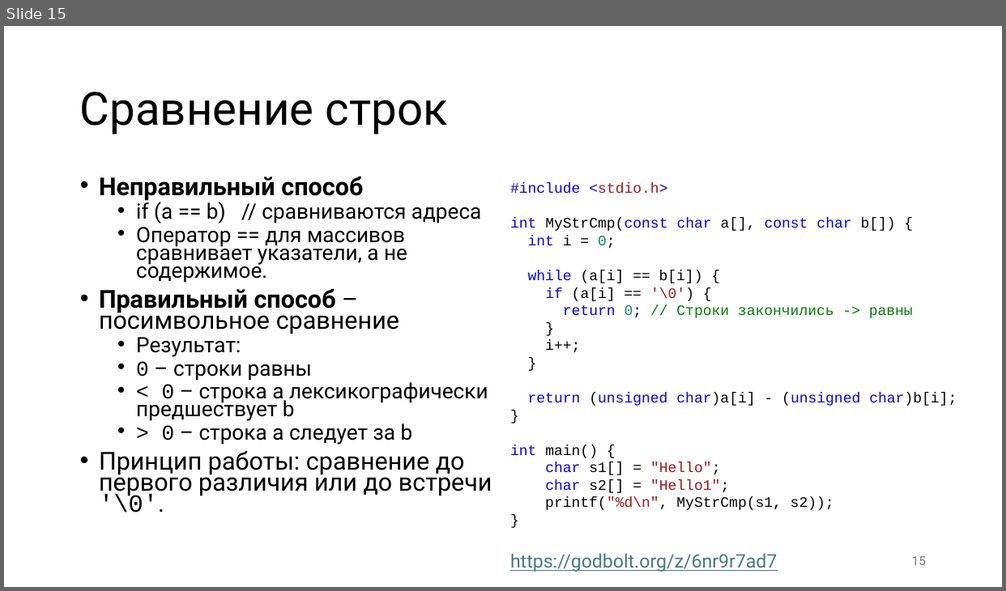
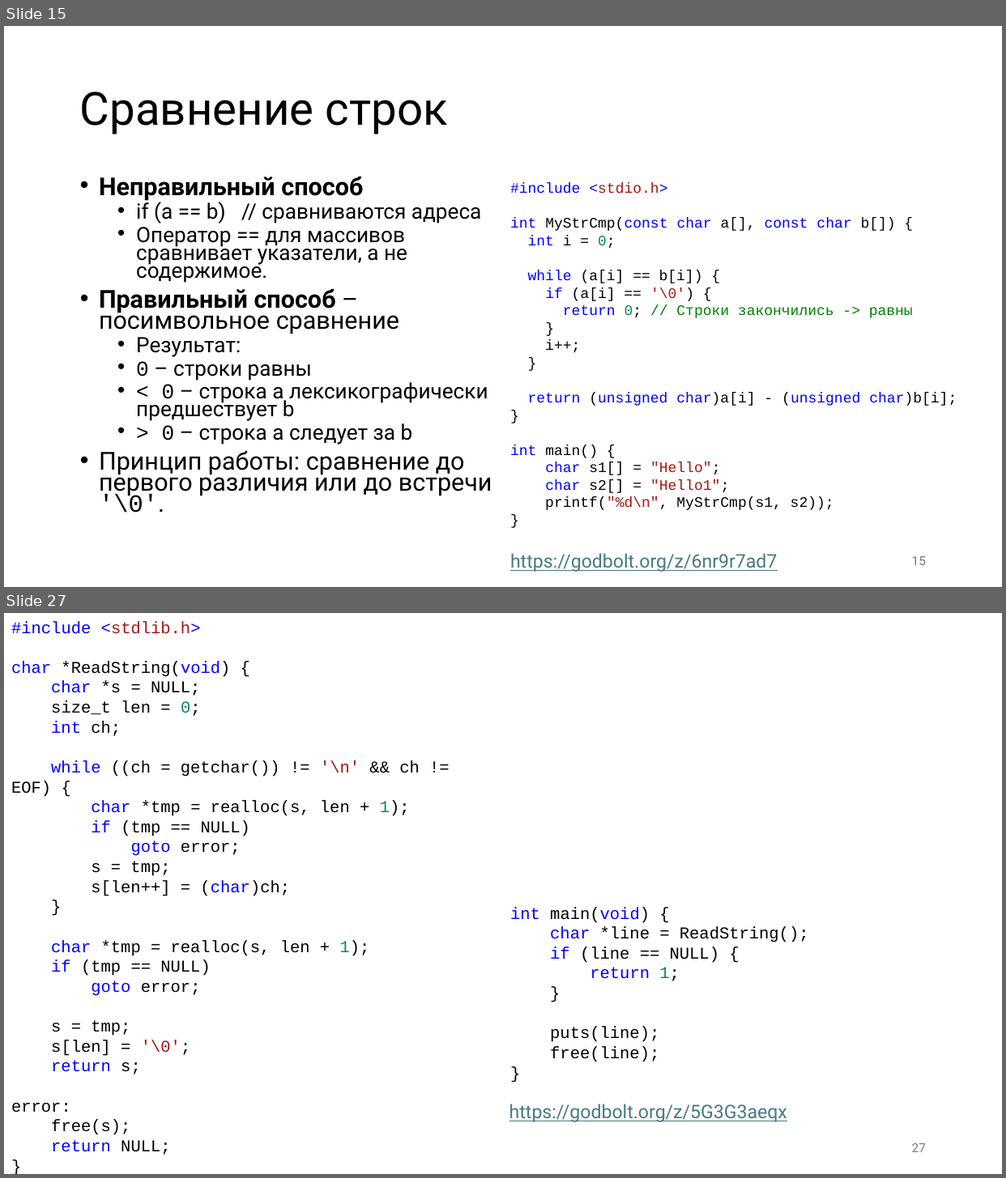
Before and after one commit to alexey-malov/mpp, a slide deck: lectures/03/Strings.pptx. Shown one above the other, each under a label of ours: slide 15 before the commit, slides 15 and 27 after it; the slides between them are not shown. The pictures are 1006x591 and 1006x1178 pixels, drawn with LibreOffice and Linux fonts; fonts in the diff are those of the drawing. Boxes give left, top, right and bottom in pixels: in the first picture for what was removed or moved away, otherwise in the second. Text is boxed around its words. In the diff, an @@ line names an element or a change of style, - is before the commit and + after.

```diff
--- a/lectures/03/Strings.pptx
+++ b/lectures/03/Strings.pptx
@@ slide 27 added at (4, 613, 1002, 1174), background #FFFFFF @@
@@ text added at (11, 621, 420, 1155), 16 pt, text #000000 @@
+#include <stdlib.h>
+char *ReadString(void) {
+char *s = NULL;
+size_t len = 0;
+int ch;
+while ((ch = getchar()) != '\n' && ch != EOF) {
+char *tmp = realloc(s, len + 1);
+if (tmp == NULL)
+goto error;
+s = tmp;
+s[len++] = (char)ch;
+}
+char *tmp = realloc(s, len + 1);
+if (tmp == NULL)
+goto error;
+s = tmp;
+s[len] = '\0';
+return s;
+error:
+free(s);
+return NULL;
+}
@@ text added at (510, 907, 809, 1063), 16 pt, text #000000 @@
+int main(void) {
+char *line = ReadString();
+if (line == NULL) {
+return 1;
+}
+puts(line);
+free(line);
+}
@@ text added at (509, 1104, 787, 1122), 18 pt, text #467886, underline @@
+https://godbolt.org/z/5G3G3aeqx
@@ page number added at (912, 1144, 926, 1152), 12 pt, text #797979 @@
+27
```
Also in this commit, not shown: 14 other slides added.
